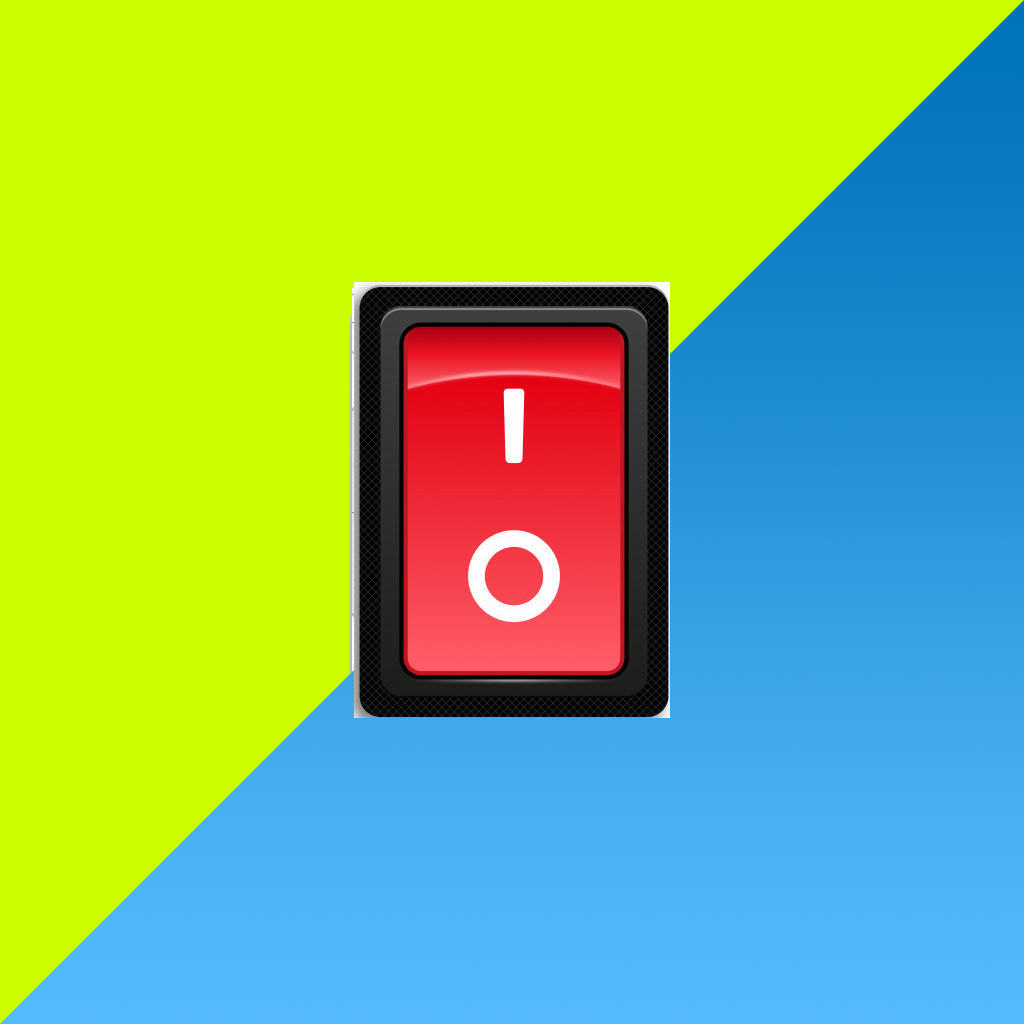
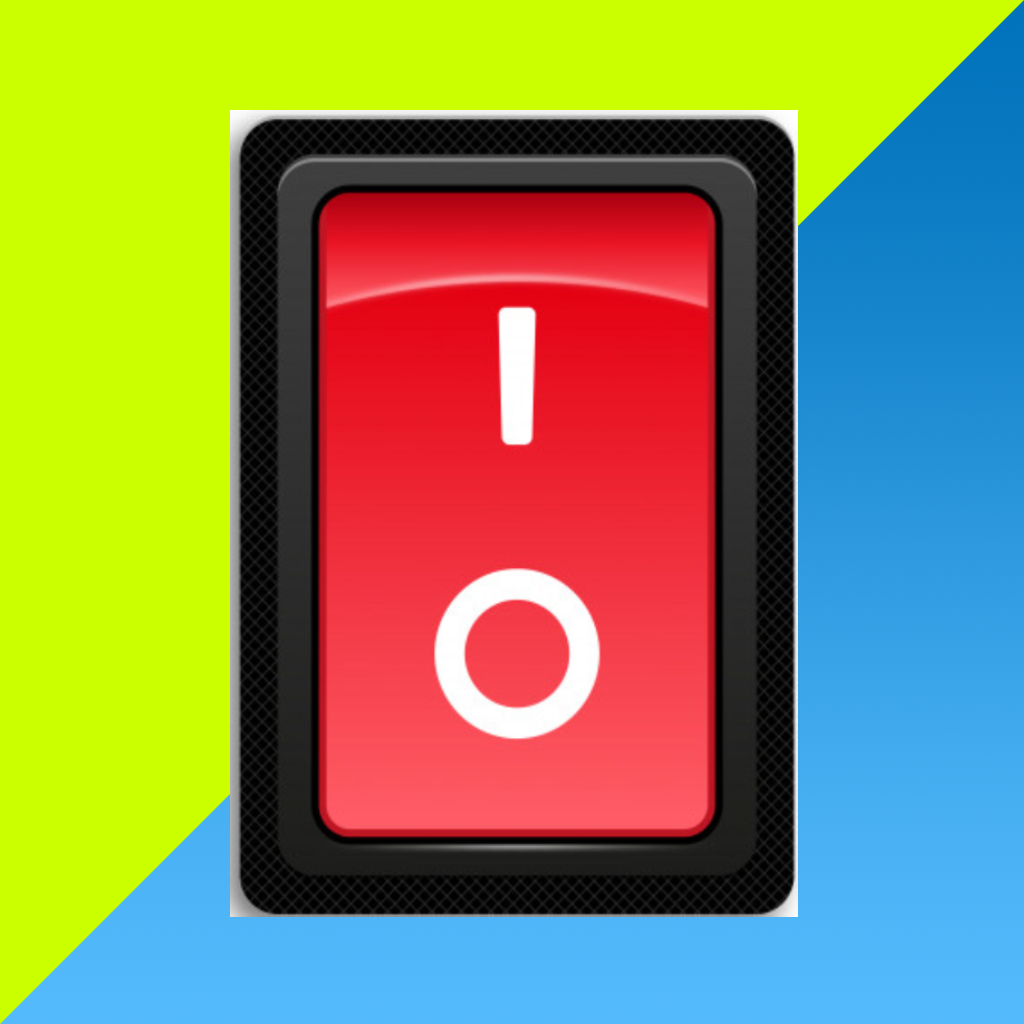
Before/after of a 1024px x 1024px layered artwork. What changed in the layer stack:
painted on "Layer 1" over (230, 110, 798, 917)
